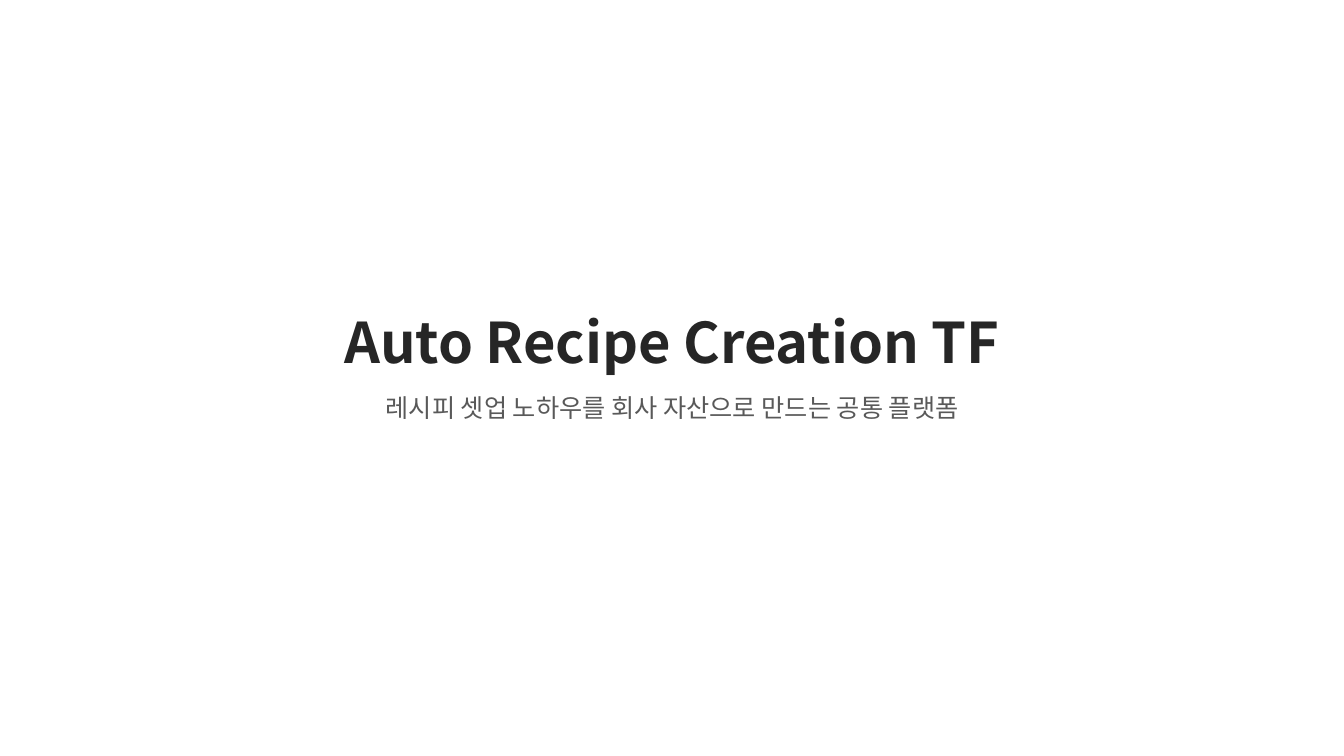
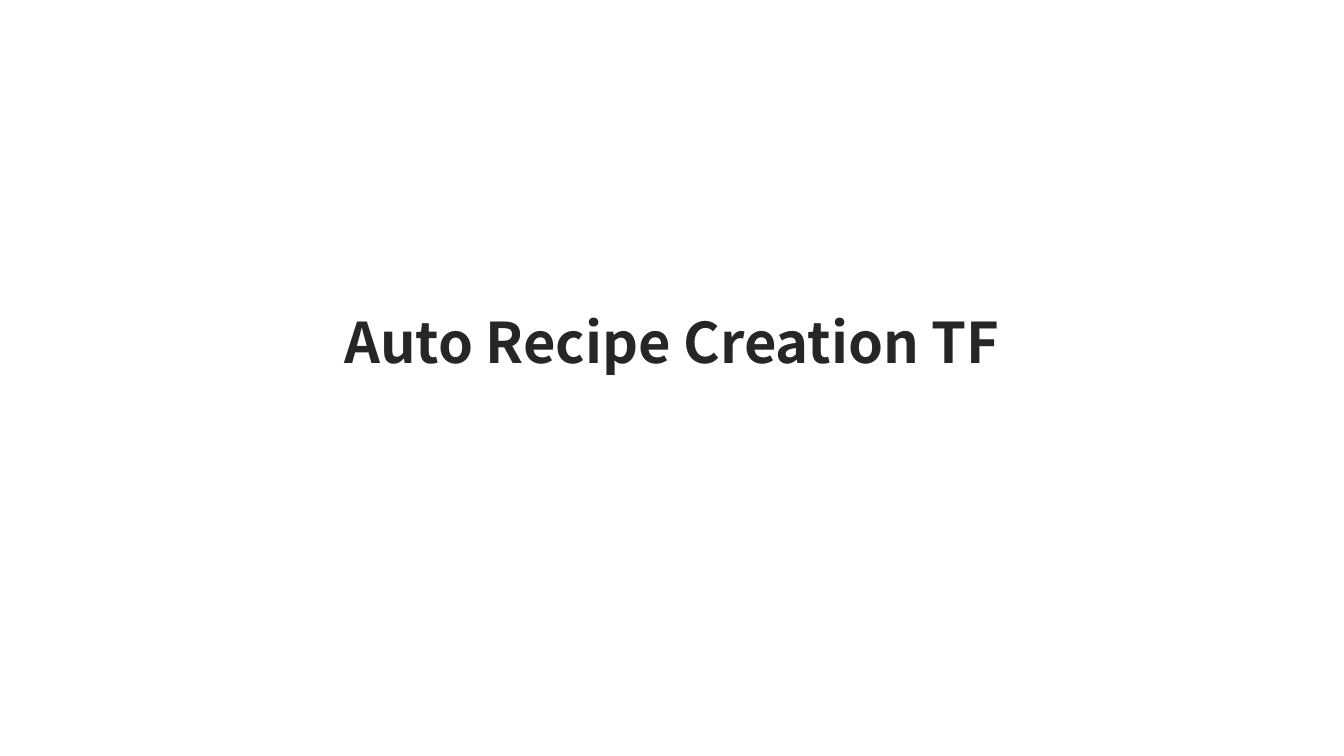
Before and after one commit to DarrenKoi/pm_notes, a slide deck: slide 1 of my-task/arc-tf/deliverables/arc-tf-exec-summary.pptx. Drawn at 1344x756 pixels with LibreOffice and Linux fonts; fonts in the diff are those of the drawing. Boxes give left, top, right and bottom in pixels: in the first picture for what was removed or moved away, otherwise in the second. Text is boxed around its words. In the diff, an @@ line names an element or a change of style, - is before the commit and + after.

```diff
--- a/my-task/arc-tf/deliverables/arc-tf-exec-summary.pptx
+++ b/my-task/arc-tf/deliverables/arc-tf-exec-summary.pptx
@@ text removed at box(386, 396, 959, 419) @@
-레시피 셋업 노하우를 회사 자산으로 만드는 공통 플랫폼
```
Also in this commit, not shown: 3 other slides changed, 2 slides added, 2 slides removed, 9 other files.
